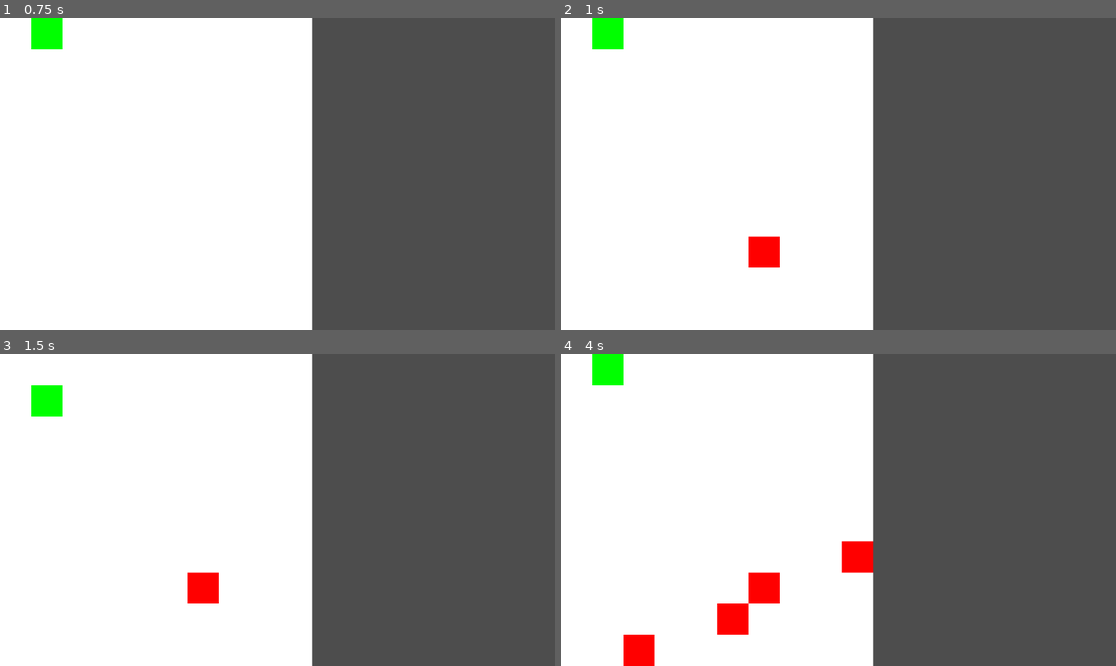
Above: before the commit, frames 1-4 (two rows, left to right).
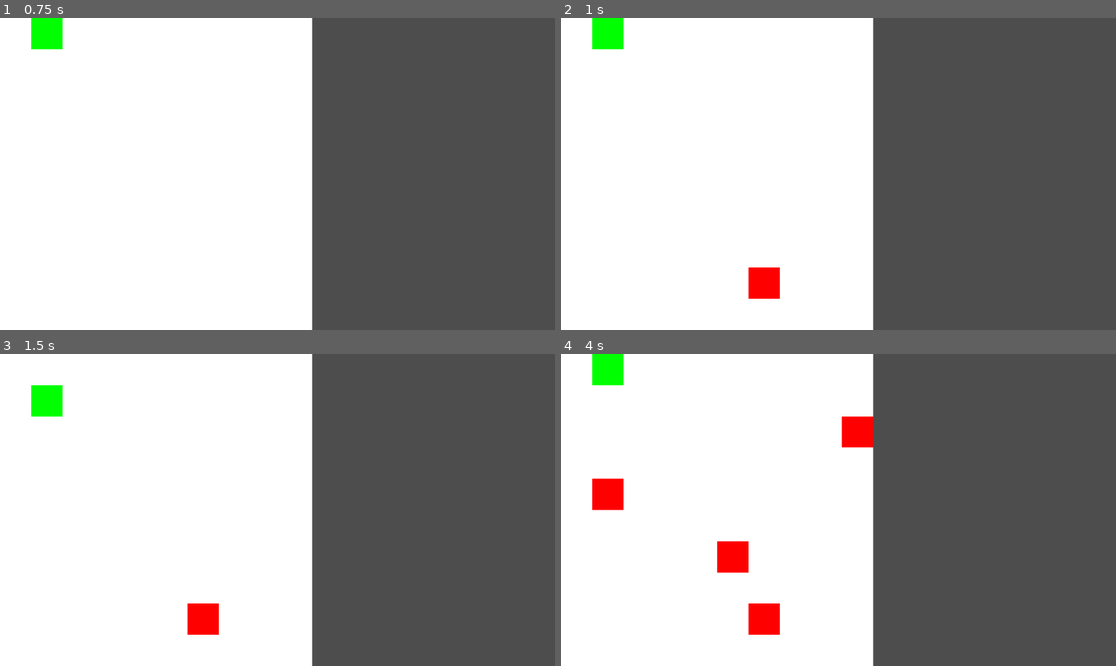
Above: after the commit, the same moments.

Repository: jlucaso1/MyGame
Game: Godot game, scene res://Scenes/MainScene.tscn
The game is run twice, just before and just after one commit, with the same random seed, the same clock (stepped at 60 frames per second) and the same inputs. This scene is started directly instead of the project's main scene.
Inputs:
- Up to frame 1 (0.75 s): tap Enter at 0.5 s; hold Right (ui_right) from 0.53 s (still down)
- Up to frame 2 (1 s): keep holding Right (ui_right)
- Up to frame 3 (1.5 s): tap Space at 1.25 s; release Right (ui_right) at 1.28 s; hold Down (ui_down) from 1.28 s (still down)
- Up to frame 4 (4 s): release Down (ui_down) at 2.03 s; hold Right (ui_right) 2.03-2.78 s; tap Enter at 2.75 s; hold Up (ui_up) 2.78-3.53 s; tap Space at 3.5 s; hold Left (ui_left) from 3.53 s (still down)

Frame 1 is identical in both runs. In frame 2, 1.1% of the frame differs, in the area x 33-40%, y 69-90%; in frame 3, 1.1%; in frame 4, 4.6%, in the area x 5-57%, y 20-100%.

Commit message:
feat: restore fruits from the server

Diff:
--- a/Scripts/Background.gd
+++ b/Scripts/Background.gd
@@ -1,6 +1,6 @@
 extends Sprite2D
 
-@onready var board_size := Config.board_size as Vector2i
+@onready var board_size := Config.board_size as Vector2
 
 func _ready() -> void:
 	scale = board_size
--- a/Scripts/FruitController.gd
+++ b/Scripts/FruitController.gd
@@ -1,43 +1,57 @@
 extends Node
 
-@onready var board_size := Config.board_size as Vector2i
+@onready var board_size := Config.board_size as Vector2
 @onready var fruit_prefab := preload("res://Prefabs/fruit.tscn")
 
+var fruit_positions := []
+var all_positions := []
 var rng := RandomNumberGenerator.new()
-
-var fruitPositionsCached := []
-var all_positions: Array
 
 func _ready() -> void:
 	if multiplayer.is_server():
 		$Timer.start()
-		all_positions = get_all_positions()
+		all_positions = _get_all_positions()
+	else:
+		_request_restore_fruits.rpc(multiplayer.get_unique_id())
+
+@rpc("any_peer")
+func _request_restore_fruits(id: int) -> void:
+	_restore_fruits.rpc_id(id, fruit_positions)
+
+@rpc
+func _restore_fruits(fruit_positions_from_server: Array) -> void:
+	for fruit_position in fruit_positions_from_server:
+		_spawn_fruit_at_position(fruit_position)
+
 func _on_timer_timeout() -> void:
-	spawn_fruit_random.rpc(get_empty_random_position())
+	_spawn_fruit_random.rpc(_get_empty_random_position())
 
-@rpc("call_local")
-func spawn_fruit_random(fruit_position: Vector2) -> void:
-
+func _spawn_fruit_at_position(fruit_position: Vector2) -> void:
 	var fruit = fruit_prefab.instantiate()
 	fruit.position = fruit_position
 	%MultiplayerObjects.add_child(fruit)
-	fruitPositionsCached.append(fruit_position)
+
+@rpc("call_local")
+func _spawn_fruit_random(fruit_position: Vector2) -> void:
+	_spawn_fruit_at_position(fruit_position)
+	if multiplayer.is_server():
+		fruit_positions.append(fruit_position)
 
 @rpc("call_local")
 func delete_fruit(fruit_position: Vector2) -> void:
 	for fruit in %MultiplayerObjects.get_children():
 		if fruit.is_in_group("Fruit") && fruit.position == fruit_position:
 			fruit.queue_free()
-			fruitPositionsCached.erase(fruit_position)
+			if multiplayer.is_server():
+				fruit_positions.erase(fruit_position)
 
-func get_all_positions() -> Array:
+func _get_all_positions() -> Array:
 	var positions = []
 	for i in range(0, board_size.x):
 		for j in range(0, board_size.y):
 			positions.append(Vector2(i, j))
 	return positions
 
-func get_empty_random_position() -> Vector2i:
-	var empty_positions = all_positions.filter(func(pos: Vector2i): return not fruitPositionsCached.has(pos))
-
+func _get_empty_random_position() -> Vector2:
+	var empty_positions = all_positions.filter(func(pos: Vector2): return not fruit_positions.has(pos))
 	return empty_positions.pick_random()
Not shown, changed: export_presets.cfg
